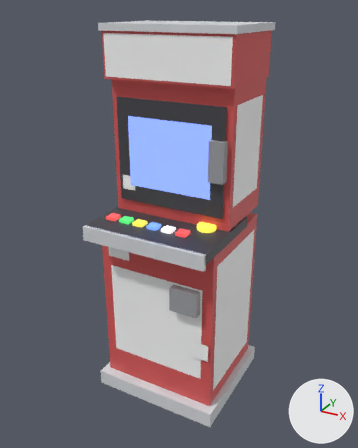
A saved change to the glTF model models/sotano/gabinete_olpley.glb.
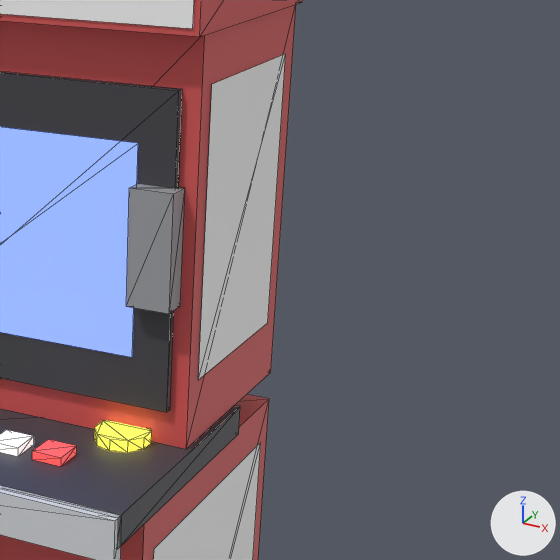
Each version appears first whole from a camera (50 mm lens) standing at (1.082, -1.982, 1.895) and looking at (0.015, -0.043, 0.926), and next in a close-up on the part from 46% to 100% of the width and 17% to 60% of the height. The lights are fixed; the arrows at lower right show +X, +Y and +Z. The first two pictures are the older version. The close-ups show mesh edges as thin lines. Where no turn or scale is listed for an object, it has been applied to the vertices.

Names of what the first close-up shows: 'Arriba', 'Bisel', 'Boton_grande', 'Calco_costado_2', 'Calco_costado_alto_2', 'Calco_marquesina', 'Cuerpo', 'Marquesina', 'Monedero', 'Pantalla', 'Tablero', 'Tablero_canto' and 2 more.
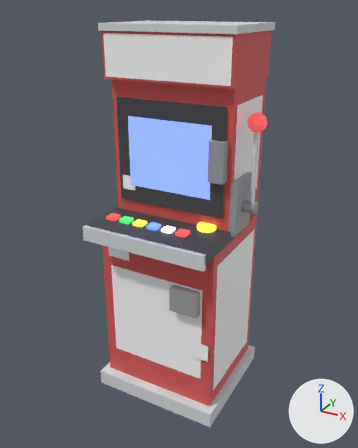
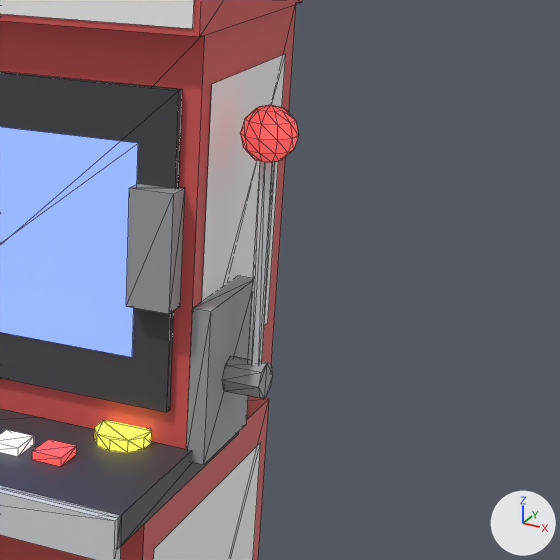
What differs and where, as boxes (x1, y1, x2, y2) in the close-ups (560 x 560 px):
'Palanca_placa', added: after (186, 276, 253, 465)
'Palanca_brazo', added: after (248, 162, 275, 365)
'Palanca_bola', added (red): after (240, 105, 299, 163)
'Palanca_eje', added: after (222, 356, 273, 399)

The change in detail:
Material 'cromo' (mat_cromo) is new.
Its base color is (0.75, 0.77, 0.8) (white #e1e3e7).
Mesh me_palanca_placa is new.
It is a box spanning x -0.015..0.015, y -0.09..0.09, z -0.125..0.125.
It uses material mat_metal (grey #a0a2a6).
Mesh me_palanca_eje is new.
It is an 8-sided cylinder along x spanning x -0.03..0.03, y -0.03..0.03, z -0.03..0.03.
It uses material mat_metal (grey #a0a2a6).
Mesh me_palanca_brazo is new.
It has 12 vertices, 20 faces and spans x -0.01..0.01, y -0.011..0.011, z -0.18..0.18.
It uses material mat_cromo (white #e1e3e7).
Mesh me_palanca_bola is new.
It is a UV sphere (10 segments, 6 rings, poles along z) spanning x -0.0399..0.0399, y -0.042..0.042, z -0.042..0.042.
It uses material mat_boton_0 (red #f35959, glowing red #c24545).
Object 'Palanca_placa' (ob_palanca_placa) is new; it shows me_palanca_placa.
Its location is (0.315, -0.01, 1.075).
Object 'Palanca_eje' (ob_palanca_eje) is new; it shows me_palanca_eje.
Its location is (0.36, -0.01, 1.07).
Object 'Palanca_brazo' (ob_palanca_brazo) is new; it shows me_palanca_brazo.
Its location is (0.37, -0.01, 1.25).
Object 'Palanca_bola' (ob_palanca_bola) is new; it shows me_palanca_bola.
Its location is (0.37, -0.01, 1.45).
